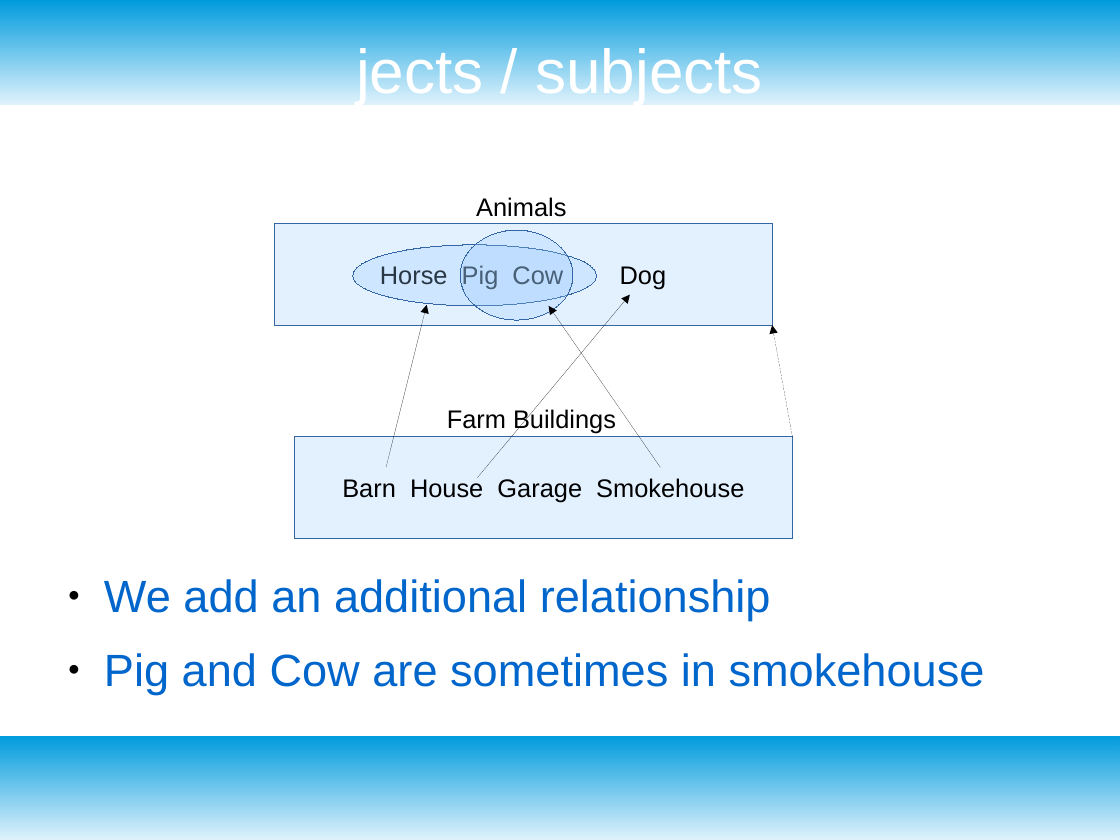
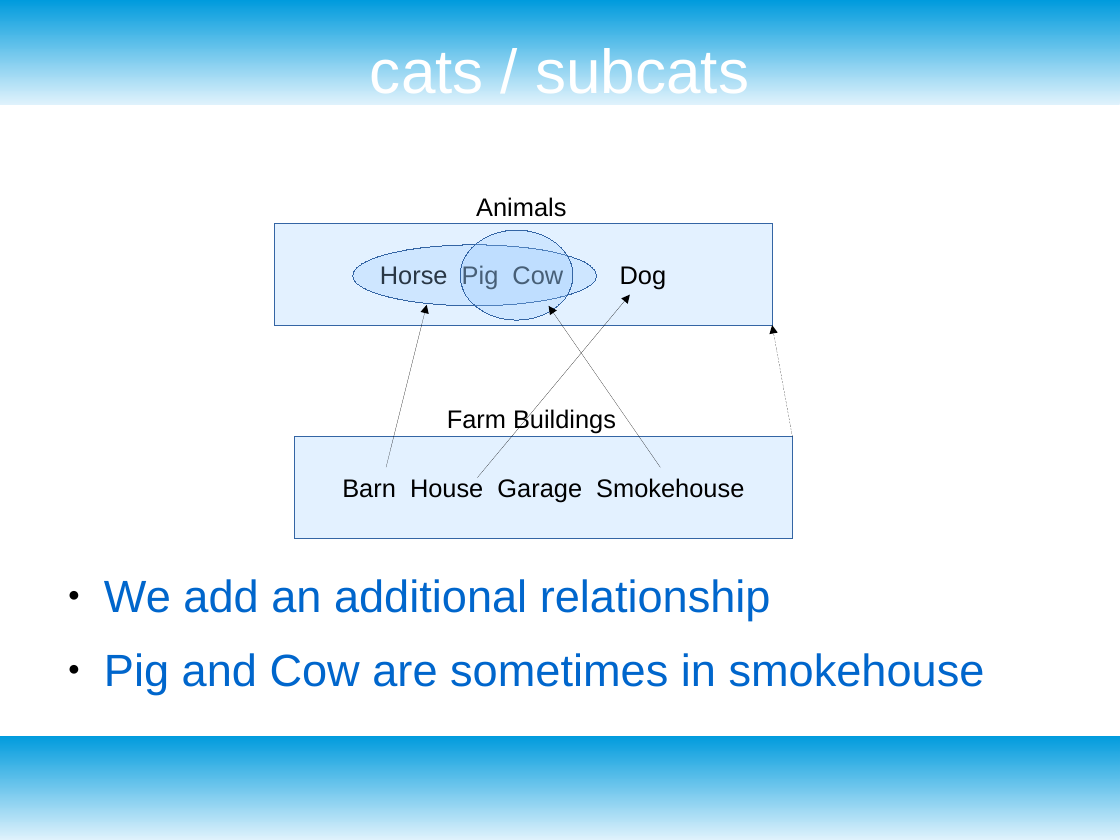
Before and after one commit to livcoco/pensieve, a slide deck: slide 7 of docs/categorizer_concepts.odp (slide 6 before the commit). Drawn at 1120x840 pixels with LibreOffice and Linux fonts; fonts in the diff are those of the drawing. Boxes give left, top, right and bottom in pixels: in the first picture for what was removed or moved away, otherwise in the second. Text is boxed around its words. In the diff, an @@ line names an element or a change of style, - is before the commit and + after.

```diff
--- a/docs/categorizer_concepts.odp
+++ b/docs/categorizer_concepts.odp
@@ title at (x1=370, y1=44, x2=749, y2=105): text changed @@
-jects / subjects
+cats / subcats
```
Also in this commit, not shown: 6 other slides changed, 1 slide added, 1 other file.
